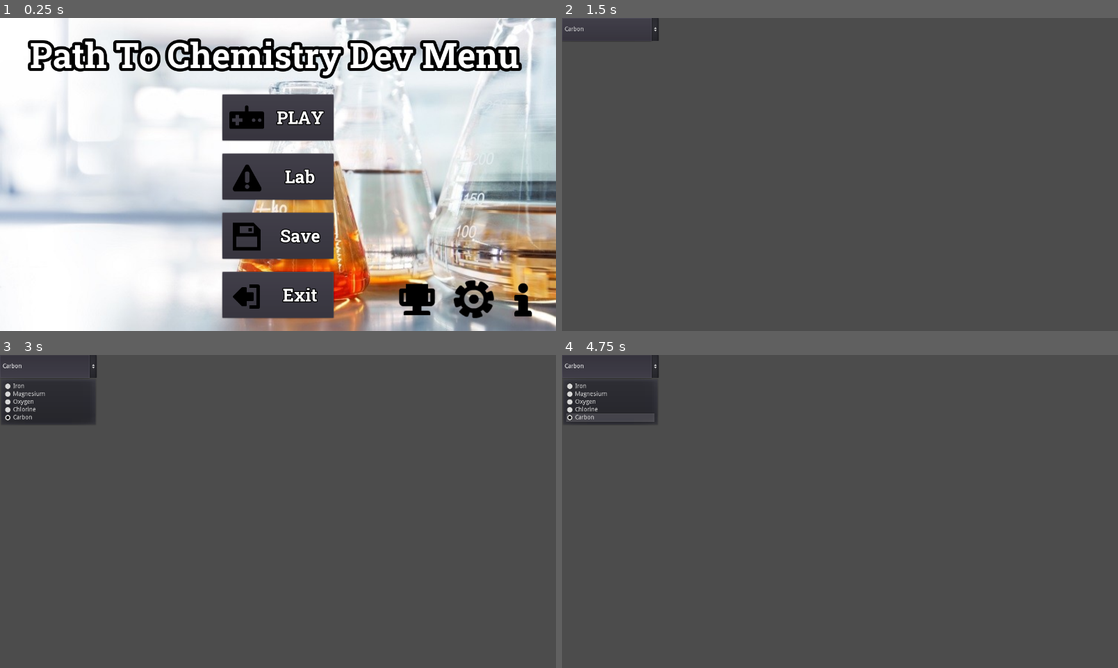
Above: before the commit, frames 1-4 (two rows, left to right).
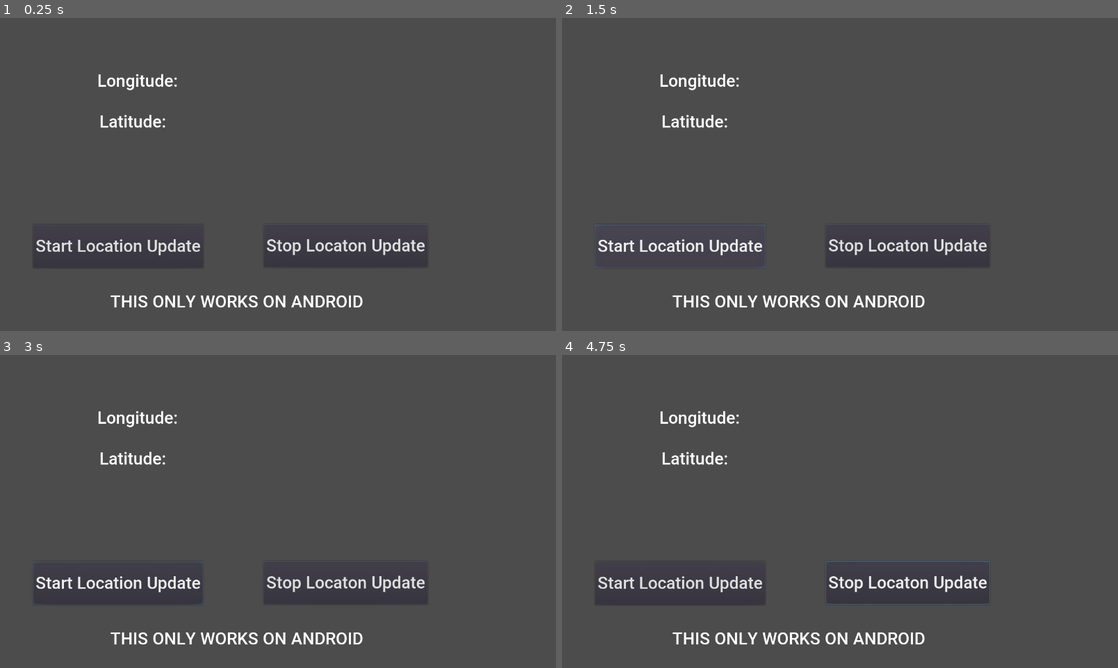
Above: after the commit, the same moments.

Repository: edmundlzen/path-to-chemistry
Game: Godot game, scene res://scenes/Location_Test.tscn
Same seed, same stepped clock (60 frames per second), same inputs: the game is played once before the commit and once after it. Before the commit the project starts from res://scenes/Main.tscn. The engine's default icon, where the game draws it, is replaced by a stand-in: a white triangle on a blue panel in a dark square.
Inputs (mouse positions are in pixels of both pictures, inside the frame that each line leads up to):
- Up to frame 1 (0.25 s): no input
- Up to frame 2 (1.5 s): click (840, 237) at 0.5 s, where only the run before the commit has a clickable "Save"; click (678, 246) at 1.25 s, where only the run after the commit has a clickable "Start Location Update"
- Up to frame 3 (3 s): click (116, 583) at 2 s, where only the run after the commit has a clickable "Start Location Update"; click (50, 367) at 2.75 s, where only the run before the commit has a clickable "Carbon"
- Up to frame 4 (4.75 s): click (906, 583) at 3.5 s, where only the run after the commit has a clickable "Stop Locaton Update"; tap Enter at 4.25 s; move the mouse to (962, 495) at 4.27 s; hold D (Right) from 4.28 s (still down); click (962, 495) at 4.35 s; tap Space (Jump) at 4.52 s

The runs differ from the first frame. In frame 1, 90% of the frame differs, in the area x 0-100%, y 0-100%; in frame 2, 2.5%; in frame 3, 4.7%; in frame 4, 4.4%.
Error after the commit: Invalid call. Nonexistent function 'stopLocationUpdates' in base 'Nil'. (res://scripts/LocationTest.gd:32)

Commit message:
Added data store!

Diff:
--- a/godot-project/project.godot
+++ b/godot-project/project.godot
@@ -16,7 +16,7 @@
 [application]
 
 config/name="path-of-chemistry"
-run/main_scene="res://scenes/Main.tscn"
+run/main_scene="res://scenes/Location_Test.tscn"
 config/icon="res://icon.png"
 
 [display]
--- /dev/null
+++ b/godot-project/scenes/DataStore.tscn
@@ -0,0 +1,48 @@
+[gd_scene load_steps=5 format=2]
+
+[ext_resource path="res://fonts/Roboto-Bold.ttf" type="DynamicFontData" id=1]
+[ext_resource path="res://scripts/DataStore.gd" type="Script" id=2]
+
+[sub_resource type="DynamicFont" id=1]
+size = 30
+font_data = ExtResource( 1 )
+
+[sub_resource type="DynamicFont" id=2]
+size = 30
+font_data = ExtResource( 1 )
+
+[node name="DataStore" type="Node2D"]
+script = ExtResource( 2 )
+
+[node name="Save" type="Button" parent="."]
+margin_left = 320.0
+margin_top = 576.0
+margin_right = 448.0
+margin_bottom = 638.0
+custom_fonts/font = SubResource( 1 )
+text = "Save"
+__meta__ = {
+"_edit_use_anchors_": false
+}
+
+[node name="Load" type="Button" parent="."]
+margin_left = 832.0
+margin_top = 576.0
+margin_right = 960.0
+margin_bottom = 642.0
+custom_fonts/font = SubResource( 2 )
+text = "Load"
+__meta__ = {
+"_edit_use_anchors_": false
+}
+
+[node name="Label" type="Label" parent="."]
+margin_left = 128.0
+margin_top = 64.0
+margin_right = 1152.0
+margin_bottom = 192.0
+__meta__ = {
+"_edit_use_anchors_": false
+}
+[connection signal="pressed" from="Save" to="." method="Save"]
+[connection signal="pressed" from="Load" to="." method="Load"]
--- a/godot-project/scenes/Location_Test.tscn
+++ b/godot-project/scenes/Location_Test.tscn
@@ -40,10 +40,10 @@
 }
 
 [node name="currentLatitude" type="Label" parent="."]
-margin_left = 234.132
-margin_top = 217.845
-margin_right = 733.132
-margin_bottom = 265.845
+margin_left = 229.092
+margin_top = 215.325
+margin_right = 728.092
+margin_bottom = 263.325
 custom_fonts/font = ExtResource( 2 )
 text = "Latitude:"
 __meta__ = {
--- /dev/null
+++ b/godot-project/scripts/DataStore.gd
@@ -0,0 +1,30 @@
+extends Node2D
+
+const fileDir = "user://Data/"
+var filePath = fileDir+"Save.dat"
+var dir = Directory.new()
+var file = File.new()
+var Data = {
+	"Slot1": "1", "Slot2": "2", "Slot3":"3", "Slot4":"4",
+	"Slot5": "5", "Slot6": "6", "Slot7":"7", "Slot8":"8",
+}
+
+func Save():
+	if !dir.dir_exists(fileDir):
+		dir.make_dir_recursive(fileDir)
+	file.open(filePath, File.WRITE)
+	file.store_var(Data)
+	$Label.text = 'File Saved!'
+	file.close()
+
+func Load():
+	if file.file_exists(filePath):
+		file.open(filePath, File.READ)
+		var string = ''
+		for data in file.get_var():
+			string += data+'\n'
+		$Label.text = string
+		string = ''
+		file.close()
+	else:
+		$Label.text = 'File Not Found!'
--- a/godot-project/scripts/Player.gd
+++ b/godot-project/scripts/Player.gd
@@ -9,17 +9,26 @@
 var Velocity = Vector3()
 var Scroll = 1
 var Rotation = 0
+var Pickable = false
+const fileDir = "user://Data/"
+var filePath = fileDir+"Save.dat"
+var dir = Directory.new()
+var file = File.new()
 var Style = StyleBoxFlat.new()
 var Original = StyleBoxFlat.new()
-var Pickable = false
-var Store = {
-		'Slot1':'','Slot2':'','Slot3':'',
-		'Slot4':'K','Slot5':'','Slot6':'',
-		'Slot7':'Water','Slot8':''
-		}
+var Data = {
+	"Slot1": "", "Slot2": "", "Slot3":"", "Slot4":"",
+	"Slot5": "", "Slot6": "", "Slot7":"", "Slot8":"",
+}
 
 func _ready():
 	Input.set_mouse_mode(Input.MOUSE_MODE_CAPTURED)
+	if !dir.dir_exists(fileDir):
+		dir.make_dir_recursive(fileDir)
+	if !file.file_exists(filePath):
+		file.open(filePath, File.WRITE)
+		file.store_var(Data)
+		file.close()
 	Style.set_corner_radius_all(8)
 	Style.set_bg_color(Color("#17e9a9"))
 	Original.set_corner_radius_all(8)
@@ -71,13 +80,15 @@
 		if Pickable == true:
 			var Collider = $Head/Camera/RayCast.get_collider()
 			if Collider.is_in_group('Element'):
-				if Store['Slot'+str(Scroll)] == '':
+				file.open(filePath, File.READ)
+				var data = file.get_var()
+				if data['Slot'+str(Scroll)] == '':
 					Collider.queue_free()
-					Store['Slot'+str(Scroll)] = 'Mg'
-					print(Store['Slot'+str(Scroll)])
-					get_node("Hotbar/GridContainer/Panel"+str(Scroll)+"/Sprite").texture = load("res://assets/"+Store['Slot'+str(Scroll)]+".png")
-					get_node("Head/Camera/Sprite3D").texture = load("res://assets/"+Store['Slot'+str(Scroll)]+".png")
+					data['Slot'+str(Scroll)] = 'Mg'
+					get_node("Hotbar/GridContainer/Panel"+str(Scroll)+"/Sprite").texture = load("res://assets/"+data['Slot'+str(Scroll)]+".png")
+					get_node("Head/Camera/Sprite3D").texture = load("res://assets/"+data['Slot'+str(Scroll)]+".png")
 					$Crosshair.texture = load("res://assets/Crosshair.png")
+					file.close()
 
 func _physics_process(delta):
 	var headBasis = $Head.get_global_transform().basis
Not shown, changed: godot-project/export_presets.cfg
Not shown, removed: gps-setup/plugins/LocationPlugin.debug.aar
Not shown, removed: gps-setup/plugins/locationplugin.debug.gdap
